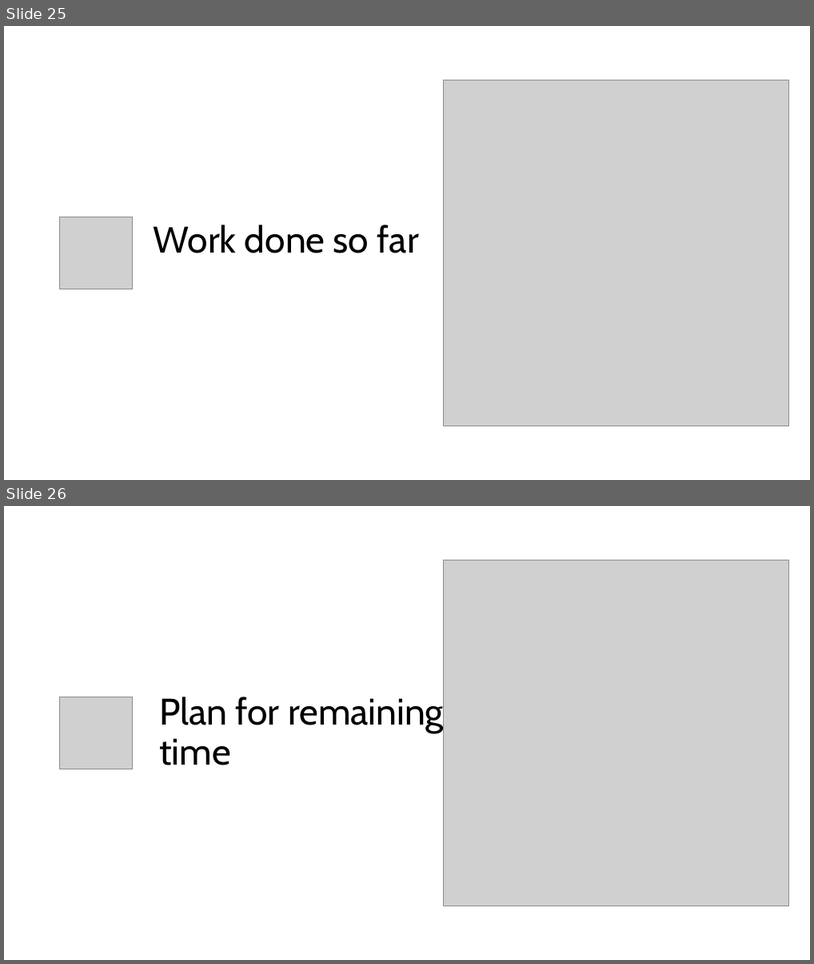
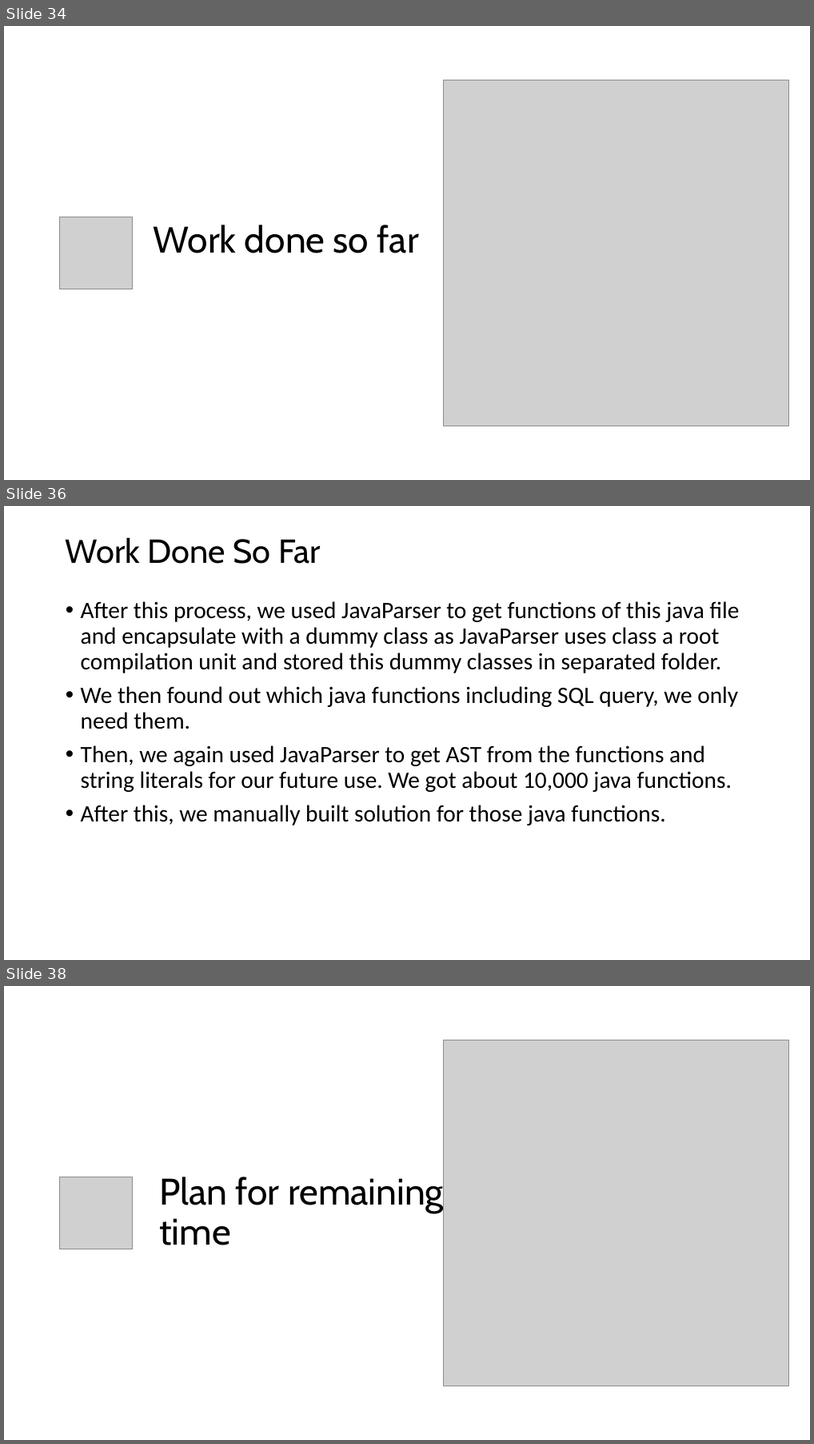
Before and after one commit to lsiddiqsunny/Undergraduate-Thesis, a slide deck: Presentation/SQL Vulnerability after 4-1 mid [Autosaved].pptx. Shown one above the other, each under a label of ours: slides 25 and 26 before the commit, slides 34, 36 and 38 after it; the slides between them are not shown. The pictures are 814x964 and 814x1444 pixels, drawn with LibreOffice and Linux fonts; fonts in the diff are those of the drawing; grey boxes stand for pictures. Boxes give left, top, right and bottom in pixels: in the first picture for what was removed or moved away, otherwise in the second. Text is boxed around its words. In the diff, an @@ line names an element or a change of style, - is before the commit and + after.

```diff
--- a/Presentation/SQL Vulnerability after 4-1 mid [Autosaved].pptx
+++ b/Presentation/SQL Vulnerability after 4-1 mid [Autosaved].pptx
@@ slide 36 added at [4,506,810,960], background #FFFFFF @@
@@ title added at [66,537,321,564], 39.6 pt, text #000000 @@
+Work Done So Far
@@ text added at [81,601,740,825], 28 pt, text #000000 @@
+• After this process, we used JavaParser to get functions of this java file and encapsulate with a dummy class as JavaParser uses class a root compilation unit and stored this dummy classes in separated folder.
+• We then found out which java functions including SQL query, we only need them.
+• Then, we again used JavaParser to get AST from the functions and string literals for our future use. We got about 10,000 java functions.
+• After this, we manually built solution for those java functions.
@@ what was slide 25 is now slide 34 @@
@@ what was slide 26 is now slide 38 @@
```
Also in this commit, not shown: 12 other slides added.
